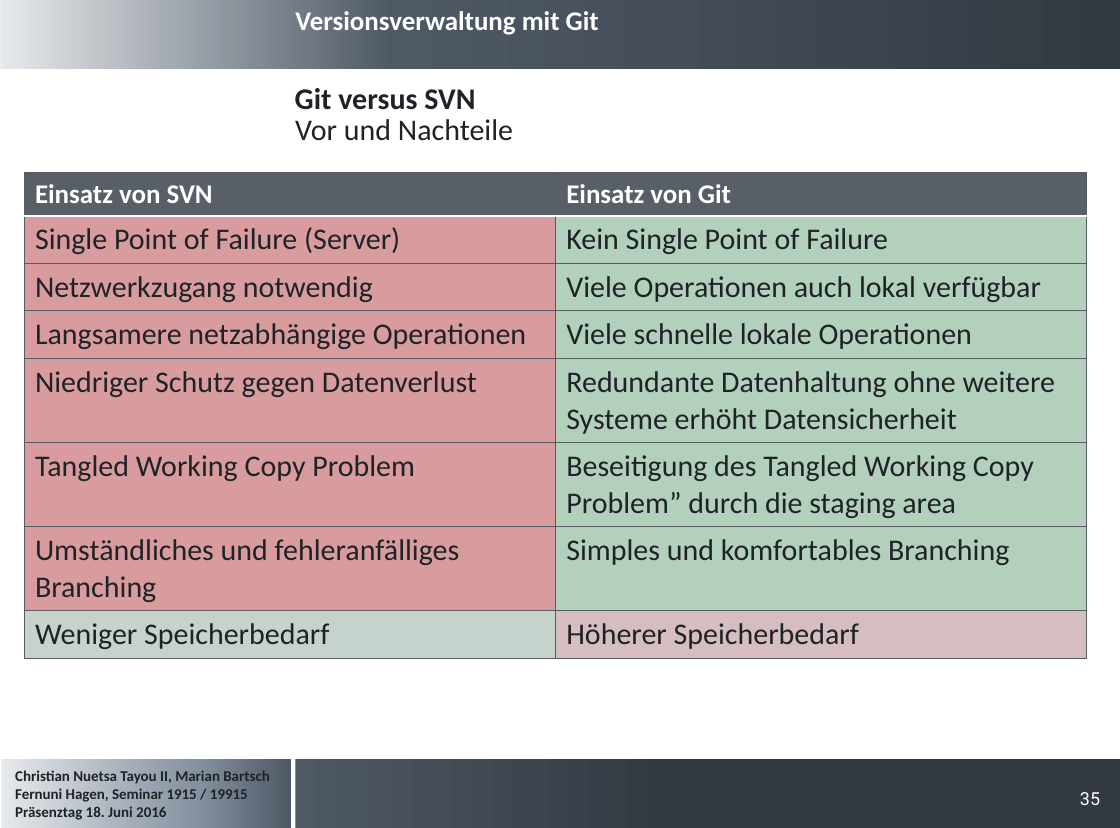
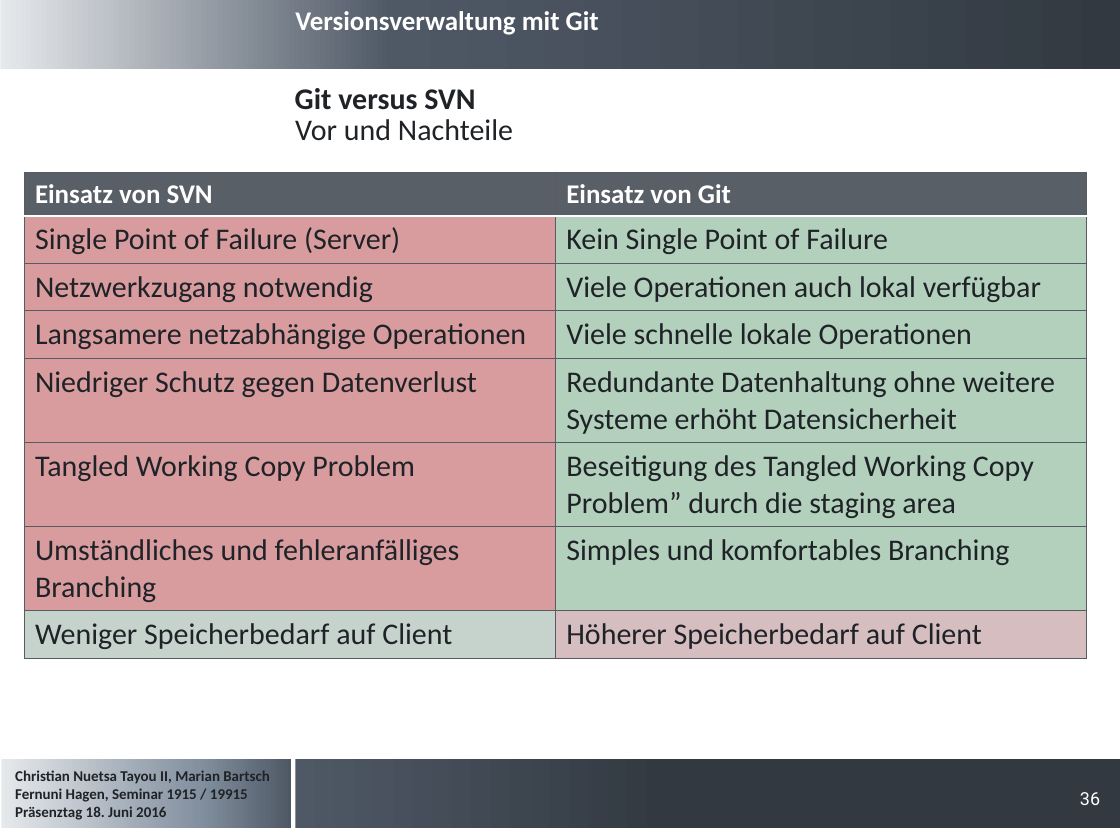
Before and after one commit to cristallin/git-project-seminar, a slide deck: slide 36 of Präsentation_Seminararbeit.pptx (slide 35 before the commit). Drawn at 1120x828 pixels with LibreOffice and Linux fonts; fonts in the diff are those of the drawing; background and template pictures are left out. Boxes give left, top, right and bottom in pixels: in the first picture for what was removed or moved away, otherwise in the second. Text is boxed around its words. In the diff, an @@ line names an element or a change of style, - is before the commit and + after.

```diff
--- a/Präsentation_Seminararbeit.pptx
+++ b/Präsentation_Seminararbeit.pptx
@@ table at box(24, 172, 1087, 653) @@
-row 8, column 1: Weniger Speicherbedarf
+row 8, column 1: Weniger Speicherbedarf auf Client
-row 8, column 2: Höherer Speicherbedarf
+row 8, column 2: Höherer Speicherbedarf auf Client
@@ page number at box(1080, 792, 1100, 805): text changed @@
-35
+36
```
Also in this commit, not shown: 2 other slides changed, 2 slides added.
